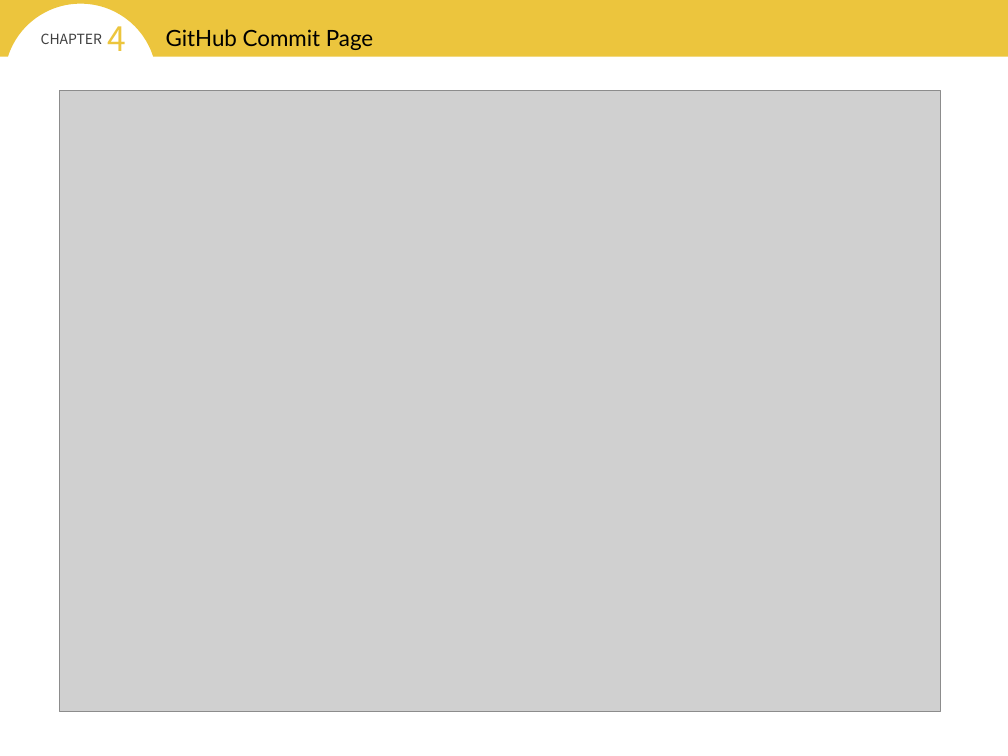
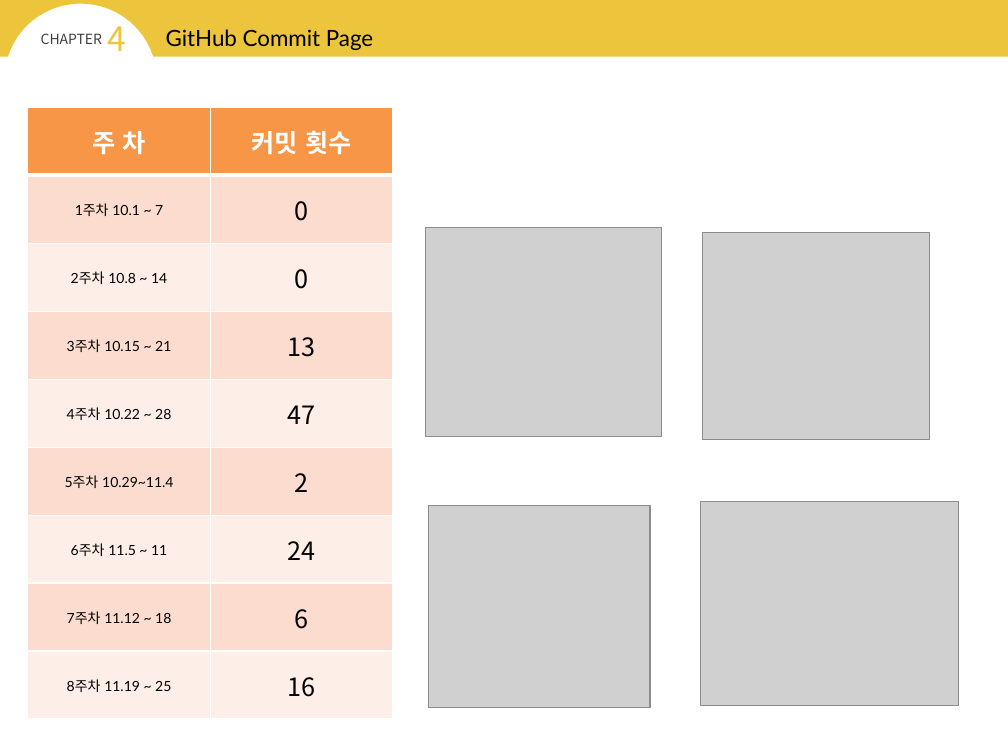
Before and after one commit to sinyoungheo/2014180044-2DGP-PROJECT, a slide deck: slide 3 of PPT/Project_03.pptx (slide 6 before the commit). Drawn at 1008x756 pixels with LibreOffice and Linux fonts; fonts in the diff are those of the drawing; grey boxes stand for pictures. Boxes give left, top, right and bottom in pixels: in the first picture for what was removed or moved away, otherwise in the second. Text is boxed around its words. In the diff, an @@ line names an element or a change of style, - is before the commit and + after.

```diff
--- a/PPT/Project_03.pptx
+++ b/PPT/Project_03.pptx
@@ table added at <box>28,107,393,719</box>, 9 rows, 2 columns @@
+주 차 | 커밋 횟수
+1주차 10.1 ~ 7 | 0
+2주차 10.8 ~ 14 | 0
+3주차 10.15 ~ 21 | 13
+4주차 10.22 ~ 28 | 47
+5주차 10.29~11.4 | 2
+6주차 11.5 ~ 11 | 24
+7주차 11.12 ~ 18 | 6
+8주차 11.19 ~ 25 | 16
@@ picture removed at <box>59,91,940,712</box> @@
@@ picture added at <box>425,227,661,435</box> @@
@@ picture added at <box>703,233,929,439</box> @@
@@ picture added at <box>428,505,650,708</box> @@
@@ picture added at <box>701,501,959,706</box> @@
```
Also in this commit, not shown: 2 other slides changed, 3 slides removed.
